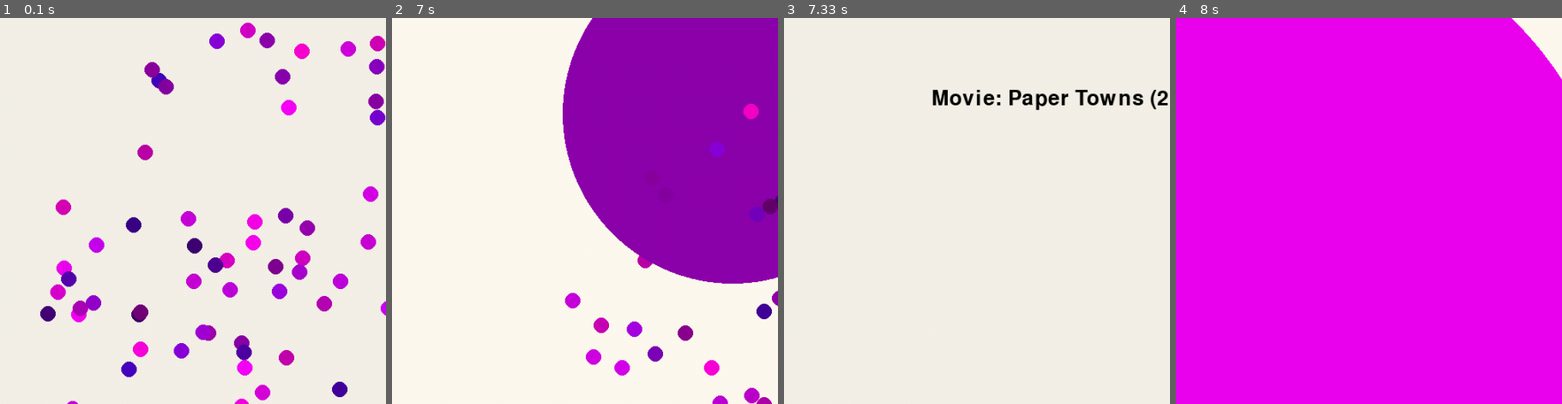
Above: before the commit, frames 1-4 (left to right).
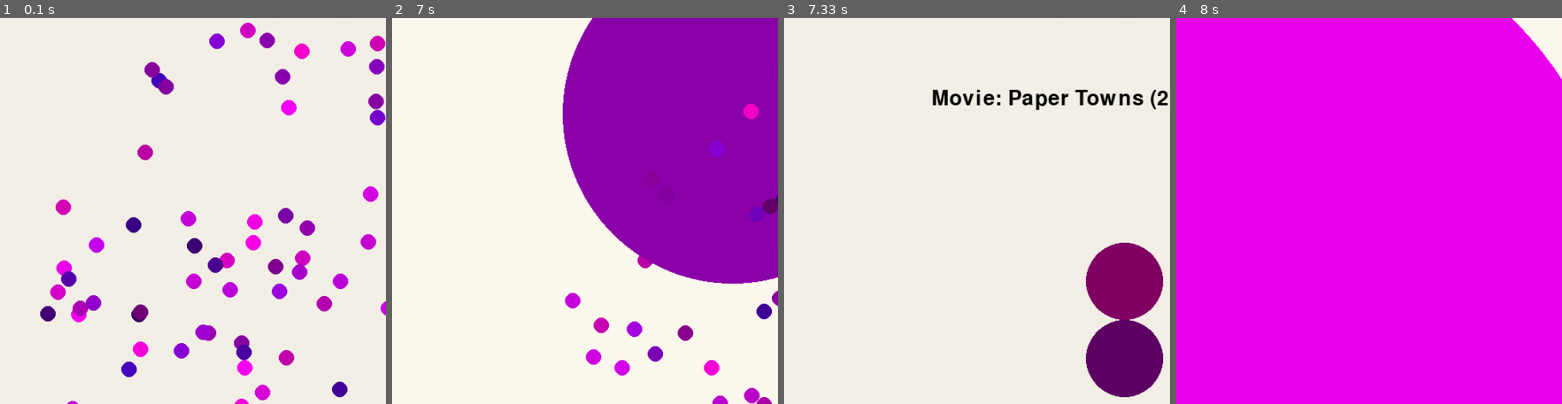
Above: after the commit, the same moments.

Repository: sd18spring/InteractiveProgramming
Game: pygame game, started from final.py
Two runs of this game, one before a commit and one after it. Both use one fixed random seed, a clock stepped at 60 frames per second and the inputs below.
Inputs (mouse positions are % of the whole screen's width and height, from its top left):
- Up to frame 1 (0.1 s): no input
- Up to frame 2 (7 s): click (50, 50) at 0.38 s; click (54, 62) at 0.72 s; press the mouse at (54, 62) at 6.6 s; move the mouse to (48, 41) at 6.7 s; release the mouse at (41, 19) at 6.83 s
- Up to frame 3 (7.33 s): click (36, 64) at 7.28 s
- Up to frame 4 (8 s): click (14, 49) at 7.62 s; click (84, 12) at 7.95 s
The pictures show only the part of the screen within x 6-56%, y 16-66%; the shares and areas given below are measured in that part.

Frames 1-2 are identical in both runs. In frame 3, 6.4% of the frame differs, in the area x 78-99%, y 58-99%; in frame 4, nothing differs.

Commit message:
Basic child dot implementation

Diff:
--- a/final.py
+++ b/final.py
@@ -27,12 +27,24 @@
     def draw(self):
         """ Draw the current game state to the screen """
         self.screen.fill(pygame.Color(245,241,232))
-        for dot in self.model.dots:
+        if self.home:
+            for dot in self.model.dots:
+                pygame.draw.circle(self.screen,
+                                 pygame.Color(int(dot.movie.newR),0, int(dot.movie.newB)),
+                                 (dot.x, dot.y),
+                                 dot.radius)
+        else:
+            dot = self.model.dots
             pygame.draw.circle(self.screen,
-                             pygame.Color(int(dot.movie.newR),0, int(dot.movie.newB)),
-                             (dot.x, dot.y),
-                             dot.radius)
-        if not self.home:
+                             pygame.Color(int(dot[0].movie.RTcR),0, int(dot[0].movie.RTuB)),
+                             (dot[0].x, dot[0].y),
+                             dot[0].radius)
+
+            pygame.draw.circle(self.screen,
+                                 pygame.Color(int(dot[1].movie.MTcR),0, int(dot[1].movie.MTuB)),
+                                 (dot[1].x, dot[1].y),
+                                 dot[1].radius)
+
             self.label = self.myfont.render("Movie: %s" % str(self.text), True, (0, 0, 0))
             self.screen.blit(self.label, (self.size[0]//4, self.size[1]//4))
         pygame.display.update()
@@ -96,8 +108,9 @@
         self.dot_to_child = {}
         self.run()
 
+
         for dot in self.dots:
-            self.dot_to_child[dot.label] = []
+            self.dot_to_child[dot.label] = [MovieDot(50,0,0, copy.copy(dot.movie)), MovieDot(50,0,100, copy.copy(dot.movie))]
             self.home_dots.append(dot)
 
     def __str__(self):
@@ -153,8 +166,15 @@
 class MovieDot(Dot):
     def __init__(self,radius,x,y,movie0):
         Dot.__init__(self,radius,x,y)
+
         self.movie = movie0
         self.label = self.movie.name
+
+    def __str__(self):
+        return "MovieDot radius=%f, x=%f, y=%f, movie=%s" % (self.radius,
+                                              self.x,
+                                              self.y,
+                                              self.movie)
 
 
 class Movie(object):
@@ -187,6 +207,16 @@
         self.newR = self.critic* 25.5 + 20
         self.newB = self.user * 25.5 + 20
 
+        #data for child dots
+        self.RTc = float(RT_cris[index][0])
+        self.RTu = float(RT_users[index][0])
+        self.MTc = float(Meta_cris[index][0])
+        self.MTu = float(Meta_users[index][0])
+        self.RTcR = self.RTc * 25.5 + 20
+        self.RTuB = self.RTu * 25.5 + 20
+        self.MTcR = self.MTc* 25.5 + 20
+        self.MTuB = self.MTu * 25.5 + 20
+
 class PyGameMouseController(object):
     """ Uses the mouse to zoom in and out of a specific movie. """
     def __init__(self,model,view):
